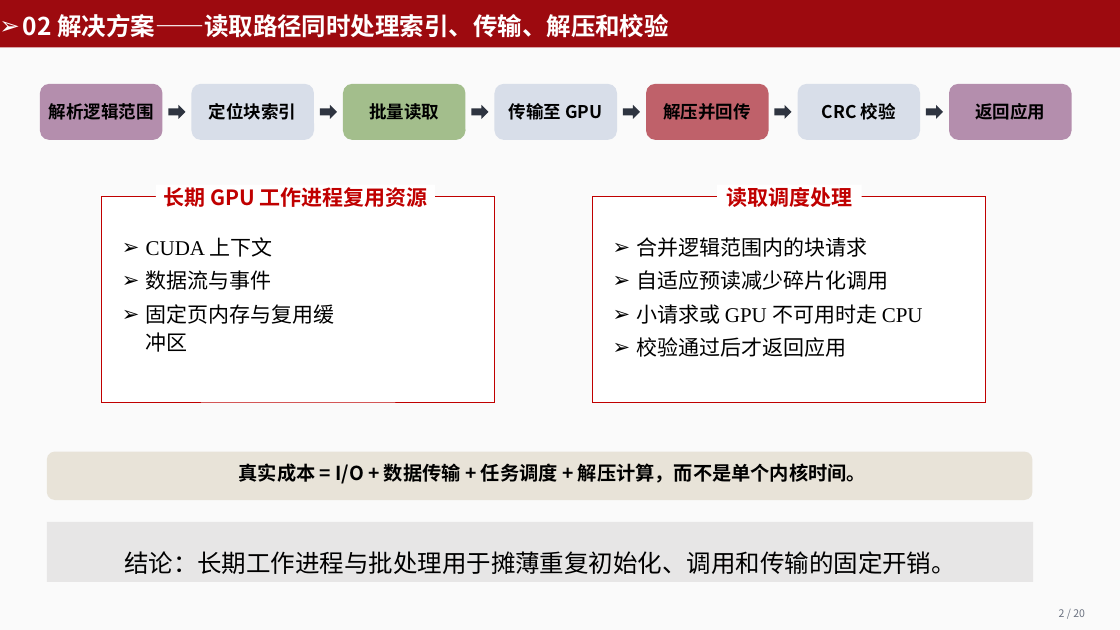
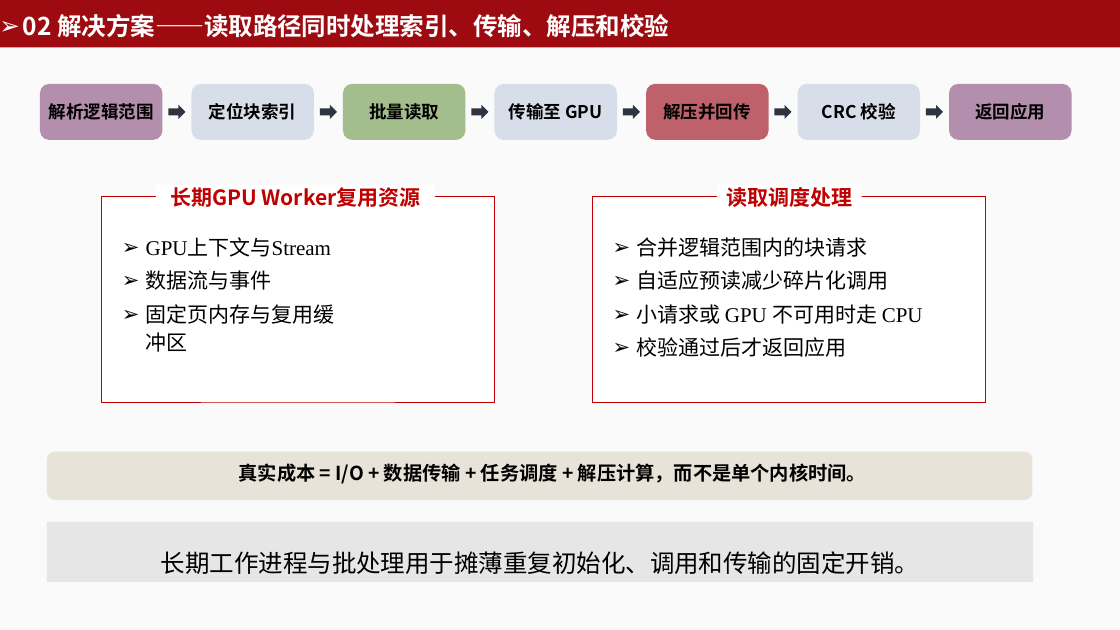
Before and after one commit to zhujiale520/GPUC, a slide deck: slide 13 of ppt/GPUC 项目答辩 — 基于 GPU 的透明存储压缩卸载系统.pptx. Drawn at 1120x630 pixels with LibreOffice and Linux fonts; fonts in the diff are those of the drawing. Boxes give left, top, right and bottom in pixels: in the first picture for what was removed or moved away, otherwise in the second. Text is boxed around its words. In the diff, an @@ line names an element or a change of style, - is before the commit and + after.

```diff
--- a/ppt/GPUC 项目答辩 — 基于 GPU 的透明存储压缩卸载系统.pptx
+++ b/ppt/GPUC 项目答辩 — 基于 GPU 的透明存储压缩卸载系统.pptx
@@ text in rectangle at <box>170,187,421,207</box>: text changed @@
-长期 GPU 工作进程复用资源
+长期GPU Worker复用资源
@@ text at <box>146,239,331,257</box>: text changed @@
-➢ CUDA 上下文
+➢ GPU上下文与Stream
@@ text in rectangle at <box>161,551,919,574</box>: text changed @@
-结论：长期工作进程与批处理用于摊薄重复初始化、调用和传输的固定开销。
+长期工作进程与批处理用于摊薄重复初始化、调用和传输的固定开销。
@@ text removed at <box>1059,609,1085,617</box> @@
-2 / 20
```
Also in this commit, not shown: 14 other slides changed, 7 slides added, 5 slides removed, 10 other files.
